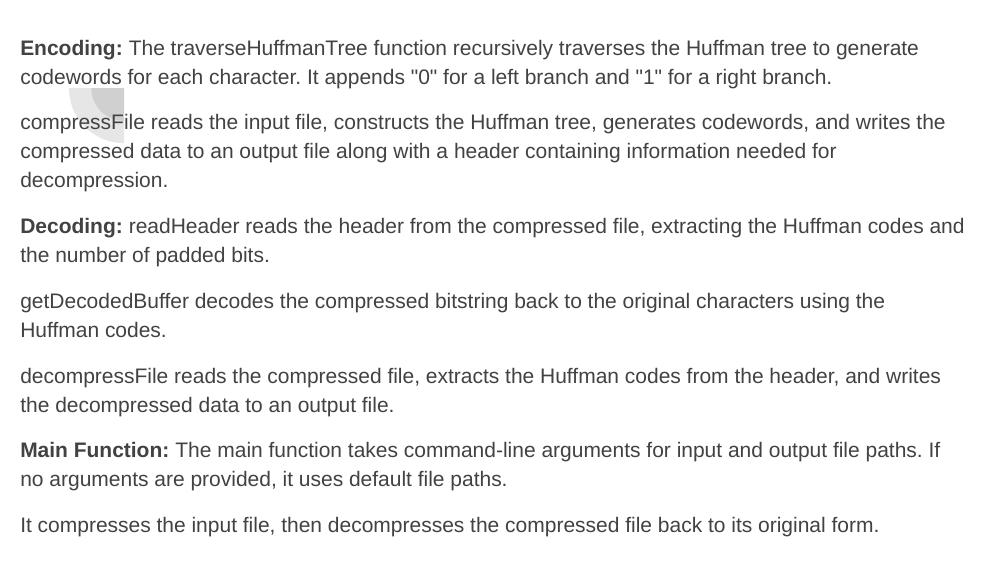
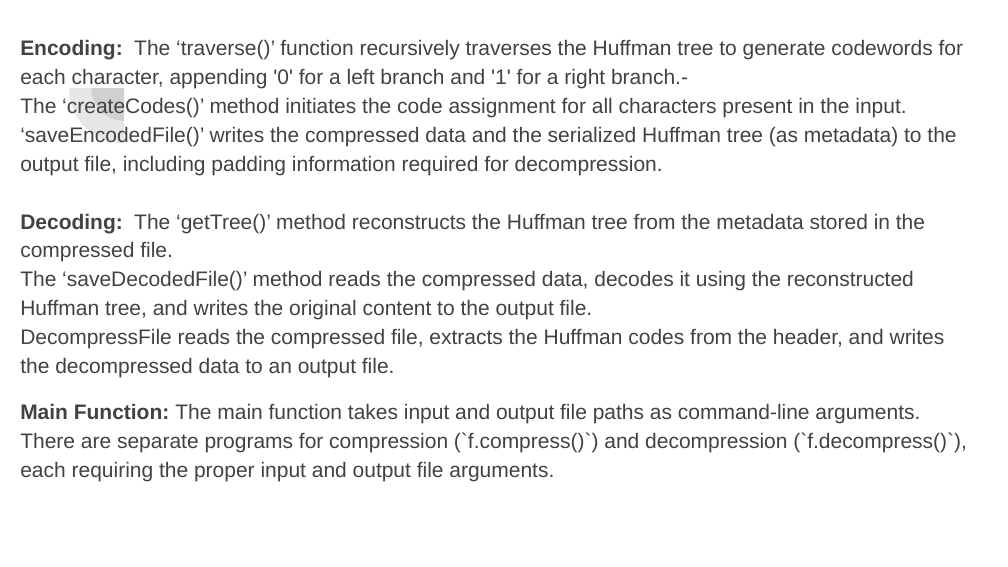
Before and after one commit to NishanthSanjayN/FileCompression, a slide deck: slide 10 of File-compression-using-Huffman-encoding/FileCompression_Presentation.pptx. Drawn at 1008x567 pixels with LibreOffice and Linux fonts; fonts in the diff are those of the drawing. Boxes give left, top, right and bottom in pixels: in the first picture for what was removed or moved away, otherwise in the second. Text is boxed around its words. In the diff, an @@ line names an element or a change of style, - is before the commit and + after.

Commit message:
Modified ppt

```diff
--- a/File-compression-using-Huffman-encoding/FileCompression_Presentation.pptx
+++ b/File-compression-using-Huffman-encoding/FileCompression_Presentation.pptx
@@ text at (x1=20, y1=39, x2=967, y2=482): text changed @@
-Encoding: The traverseHuffmanTree function recursively traverses the Huffman tree to generate codewords for each character. It appends "0" for a left branch and "1" for a right branch.
-compressFile reads the input file, constructs the Huffman tree, generates codewords, and writes the compressed data to an output file along with a header containing information needed for decompression.
-Decoding: readHeader reads the header from the compressed file, extracting the Huffman codes and the number of padded bits.
-getDecodedBuffer decodes the compressed bitstring back to the original characters using the Huffman codes.
-decompressFile reads the compressed file, extracts the Huffman codes from the header, and writes the decompressed data to an output file.
-Main Function: The main function takes command-line arguments for input and output file paths. If no arguments are provided, it uses default file paths.
-It compresses the input file, then decompresses the compressed file back to its original form.
+Encoding: The ‘traverse()’ function recursively traverses the Huffman tree to generate codewords for each character, appending '0' for a left branch and '1' for a right branch.-
+The ‘createCodes()’ method initiates the code assignment for all characters present in the input. ‘saveEncodedFile()’ writes the compressed data and the serialized Huffman tree (as metadata) to the output file, including padding information required for decompression.
+Decoding: The ‘getTree()’ method reconstructs the Huffman tree from the metadata stored in the compressed file.
+The ‘saveDecodedFile()’ method reads the compressed data, decodes it using the reconstructed Huffman tree, and writes the original content to the output file.
+DecompressFile reads the compressed file, extracts the Huffman codes from the header, and writes the decompressed data to an output file.
+Main Function: The main function takes input and output file paths as command-line arguments. There are separate programs for compression (`f.compress()`) and decompression (`f.decompress()`), each requiring the proper input and output file arguments.
```
Also in this commit, not shown: 1 other slide changed.
